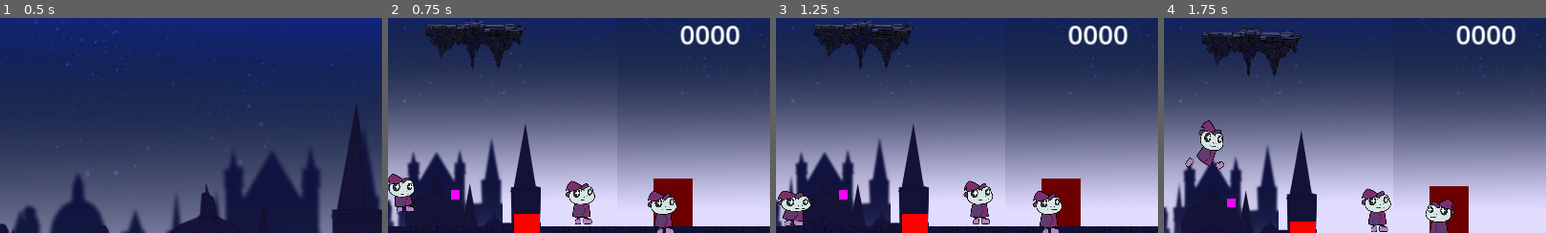
Above: before the commit, frames 1-4 (left to right).
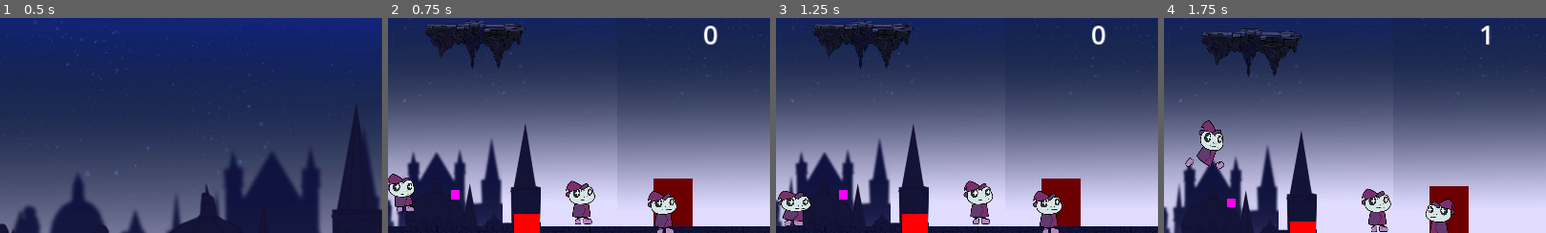
Above: after the commit, the same moments.

Repository: DerBrotDoktor/Frogoth
Game: Godot game, scene res://scenes/main/main.tscn
The game is run twice, just before and just after one commit, with the same random seed, the same clock (stepped at 60 frames per second) and the same inputs.
Inputs:
- Up to frame 1 (0.5 s): no input
- Up to frame 2 (0.75 s): click "Start" at 0.5 s
- Up to frame 3 (1.25 s): no input
- Up to frame 4 (1.75 s): hold D (right) from 1.28 s (still down); hold Space (jump) from 1.28 s (still down)
The pictures show only the part of the screen within x 50-100%, y 2-52%; the shares and areas given below are measured in that part.

Frame 1 is identical in both runs. In frame 2, 0.9% of the frame differs, in the area x 76-93%, y 3-13%; in frame 3, 0.9%; in frame 4, 0.9%.

Commit message:
Finished: Level statistics Fixed: kill shape in new loaded level

Diff:
--- a/scenes/enviroment/platforms/special/falling_platform.tscn
+++ b/scenes/enviroment/platforms/special/falling_platform.tscn
@@ -2,23 +2,6 @@
 
 [ext_resource type="Script" path="res://scenes/enviroment/platforms/special/falling_platform.gd" id="1_6e0rx"]
 [ext_resource type="PackedScene" uid="uid://dgcv5ildkajr8" path="res://scenes/enviroment/platforms/big/platform_big_1.tscn" id="2_lwx3i"]
-
-[sub_resource type="Animation" id="Animation_b7ipr"]
-resource_name = "fall_preperation"
-length = 0.4
-loop_mode = 1
-tracks/0/type = "value"
-tracks/0/imported = false
-tracks/0/enabled = true
-tracks/0/path = NodePath("..:rotation")
-tracks/0/interp = 1
-tracks/0/loop_wrap = true
-tracks/0/keys = {
-"times": PackedFloat32Array(0, 0.1, 0.2, 0.3, 0.4),
-"transitions": PackedFloat32Array(1, 1, 1, 1, 1),
-"update": 0,
-"values": [0.0, 0.0261799, 0.0, -0.0261799, 0.0]
-}
 
 [sub_resource type="Animation" id="Animation_vard7"]
 length = 0.001
@@ -57,6 +40,23 @@
 "transitions": PackedFloat32Array(1),
 "update": 0,
 "values": [Vector2(1, 1)]
+}
+
+[sub_resource type="Animation" id="Animation_b7ipr"]
+resource_name = "fall_preperation"
+length = 0.4
+loop_mode = 1
+tracks/0/type = "value"
+tracks/0/imported = false
+tracks/0/enabled = true
+tracks/0/path = NodePath("..:rotation")
+tracks/0/interp = 1
+tracks/0/loop_wrap = true
+tracks/0/keys = {
+"times": PackedFloat32Array(0, 0.1, 0.2, 0.3, 0.4),
+"transitions": PackedFloat32Array(1, 1, 1, 1, 1),
+"update": 0,
+"values": [0.0, 0.0261799, 0.0, -0.0261799, 0.0]
 }
 
 [sub_resource type="Animation" id="Animation_35itu"]
--- a/scenes/main/bash_point_controller.gd
+++ b/scenes/main/bash_point_controller.gd
@@ -6,6 +6,8 @@
 
 var current_points = []
 var current_shape
+var stats_connected_orbs = 0
+var stats_total_shapes = 0
 
 func  _process(delta):
 	if Input.is_action_just_pressed("discrad_shape"):
@@ -31,6 +33,7 @@
 	current_points.append(point)
 	current_shape.add_point(point)
 	point.is_in_shape = true
+	stats_connected_orbs += 1
 
 func new_shape():
 	current_shape = shape_prefab.instantiate()
@@ -49,6 +52,7 @@
 			point.is_in_shape = false
 	current_shape.finish_shape(points)
 	clear_current()
+	stats_total_shapes += 1
 	await get_tree().create_timer(0.2).timeout
 	get_parent().check_for_win()
 
--- a/scenes/main/main.gd
+++ b/scenes/main/main.gd
@@ -18,6 +18,7 @@
 
 func load_level_by_index(index:int):
 	if index < level.size():
+		$BashPointController.clear_shape()
 		load_scene(level[index])
 		set_player_position(current_scene.get_player_spawn_position())
 		player.reset()
@@ -52,11 +53,11 @@
 		load_level_by_index(current_level_index+1)
 
 func set_level_statistics():
-	var time = $Canvas/UserInterface.time
+	var time = int($Canvas/UserInterface.time)
 	var badge = current_scene.get_badge()
-	var air_time = player.stats_air_time
+	var air_time = int(player.stats_air_time)
 	var jumps = player.stats_jumps
-	var connected_orbs = player.stats_connected_orbs
-	var total_shapes = player.stats_total_shapes
+	var connected_orbs = $BashPointController.stats_connected_orbs
+	var total_shapes = $BashPointController.stats_total_shapes
 	$Canvas/LevelFinishScreen.set_statistics(time, badge, air_time, jumps, connected_orbs, total_shapes)
 	pass
--- a/scenes/main/main.tscn
+++ b/scenes/main/main.tscn
@@ -69,6 +69,7 @@
 [node name="Player" parent="." instance=ExtResource("3_cw4d6")]
 
 [node name="BashPointController" type="Node" parent="." node_paths=PackedStringArray("player")]
+process_mode = 3
 script = ExtResource("6_n33ax")
 player = NodePath("../Player")
 
--- a/scenes/menus/level_finish_screen.gd
+++ b/scenes/menus/level_finish_screen.gd
@@ -2,7 +2,7 @@
 
 func set_statistics(time, badge, air_time, jumps, connected_orbs, total_shapes):
 	$ColorRect2/Time.text = str(time) + " s"
-	$ColorRect2/ColorRect/MarginContainer/Statistics/AirtimeLabel.text = "Air time: " + str(air_time)
+	$ColorRect2/ColorRect/MarginContainer/Statistics/AirtimeLabel.text = "Air time: " + str(air_time) + " s"
 	$ColorRect2/ColorRect/MarginContainer/Statistics/JumpsLabel.text = "Jumps: " + str(jumps)
 	$ColorRect2/ColorRect/MarginContainer/Statistics/ConnectedOrbsLabel.text = "Connected Orbs: " + str(connected_orbs)
 	$ColorRect2/ColorRect/MarginContainer/Statistics/TotalShapesLabel.text = "Total shapes: " + str(total_shapes)
--- a/scenes/menus/main_menu.tscn
+++ b/scenes/menus/main_menu.tscn
@@ -43,6 +43,7 @@
 Button/styles/normal = SubResource("StyleBoxFlat_0lpqj")
 
 [sub_resource type="SystemFont" id="SystemFont_1fqa6"]
+subpixel_positioning = 0
 
 [sub_resource type="LabelSettings" id="LabelSettings_0exlh"]
 font = SubResource("SystemFont_1fqa6")
--- a/scenes/player/player.gd
+++ b/scenes/player/player.gd
@@ -41,6 +41,10 @@
 func _ready():
 	reset()
 	disable()
+
+func _process(delta):
+	if not is_on_floor():
+		stats_air_time += delta
 
 func _physics_process(delta):
 	if is_disabled:
@@ -151,6 +155,7 @@
 	if not is_on_floor() and not $PlayerAnimation.is_playing():
 		$PlayerAnimation.play("jump_vfx")
 	$StretchTimer.start()
+	stats_jumps += 1
 
 func check_coyote(was_on_floor):
 	if was_on_floor and (not is_on_floor()) and $CoyoteTimer.is_stopped():
--- a/scenes/player/user_interface.gd
+++ b/scenes/player/user_interface.gd
@@ -13,6 +13,6 @@
 	$TimeText.text = str(int(time))
 
 func _on_visibility_changed():
-	timer_allowed != timer_allowed
+	timer_allowed = visible
 	if visible:
 		get_tree().paused = false
Not shown: 1 places in scenes/main/main.tscn that only renumber resources
